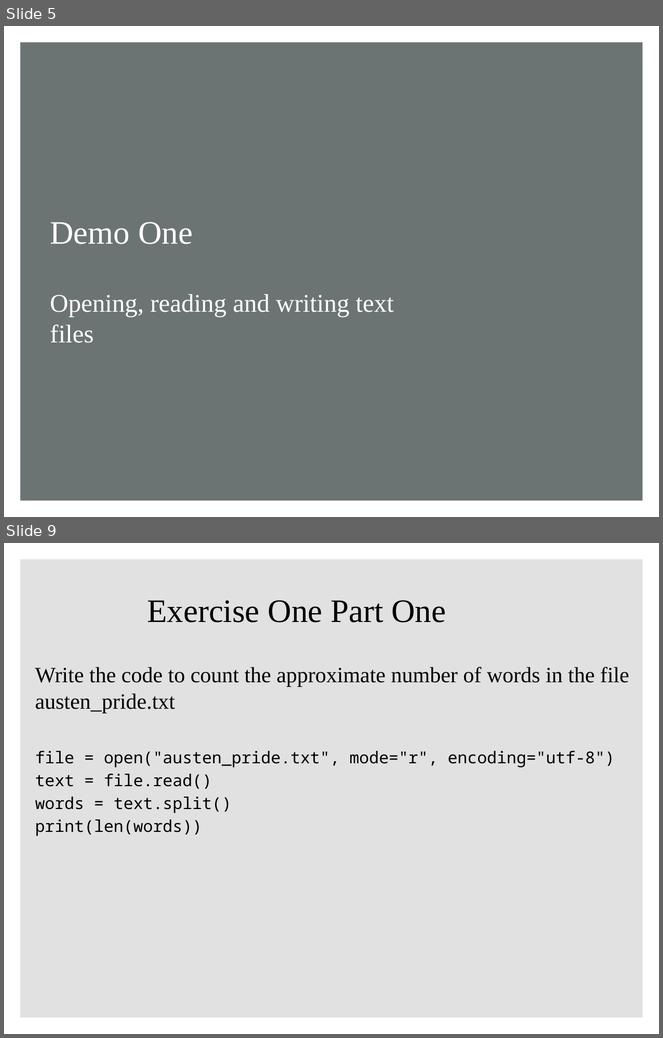
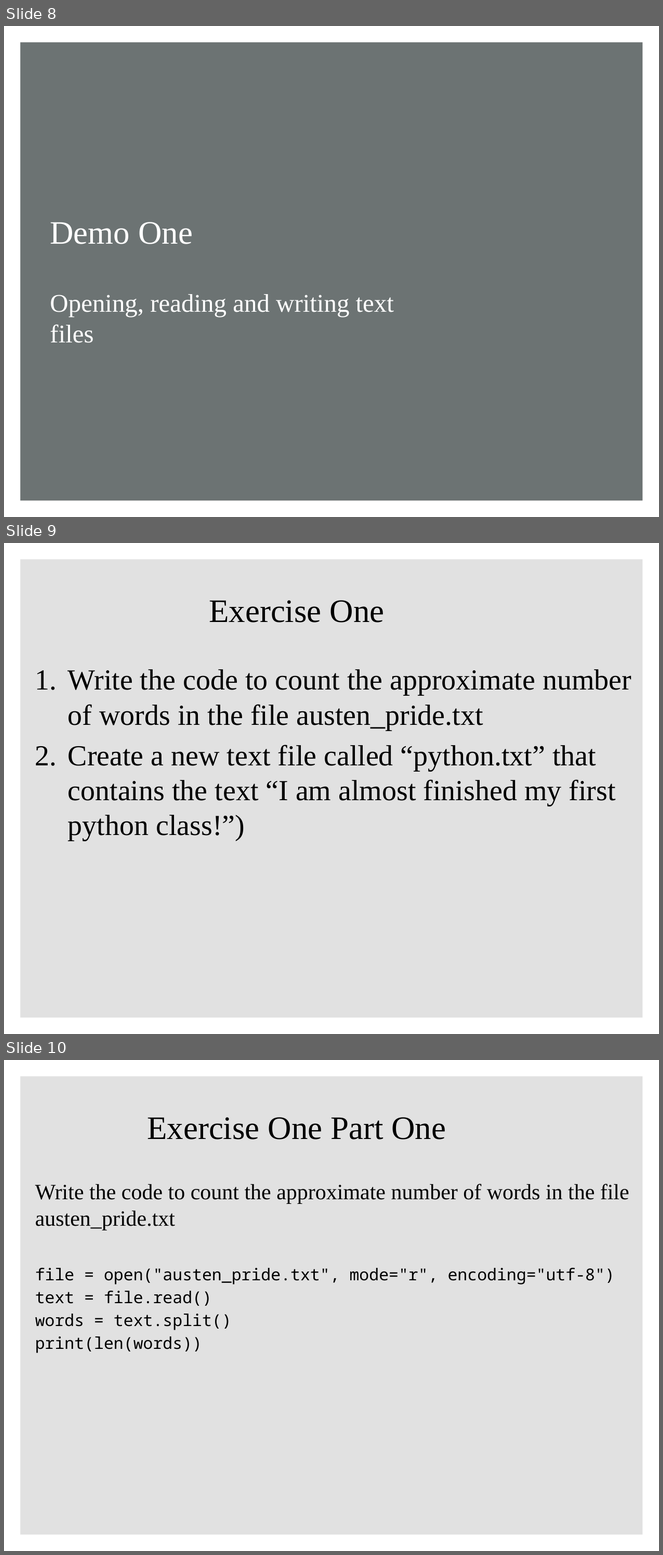
Before and after one commit to ClaudiaECarroll/Fall_24_intro_python, a slide deck: class_3/python_1_class_3.pptx. Shown one above the other, each under a label of ours: slides 5 and 9 before the commit, slides 8, 9 and 10 after it; the slides between them are not shown. The pictures are 663x1038 and 663x1555 pixels, drawn with LibreOffice and Linux fonts; fonts in the diff are those of the drawing; background and template pictures are left out. Boxes give left, top, right and bottom in pixels: in the first picture for what was removed or moved away, otherwise in the second. Text is boxed around its words. In the diff, an @@ line names an element or a change of style, - is before the commit and + after.

```diff
--- a/class_3/python_1_class_3.pptx
+++ b/class_3/python_1_class_3.pptx
@@ slide 9 added at [4,543,659,1034], background #FFFFFF; not listed: 1 template element that a slide beside it also shows @@
@@ title added at [209,600,385,623], 36 pt, text #000000 @@
+Exercise One
@@ text added at [68,669,632,841], 32 pt, text #000000 @@
+1. Write the code to count the approximate number of words in the file austen_pride.txt
+2. Create a new text file called “python.txt” that contains the text “I am almost finished my first python class!”)
@@ what was slide 5 is now slide 8 @@
@@ what was slide 9 is now slide 10 @@
```
Also in this commit, not shown: 1 slide changed, 1 other slide added.
